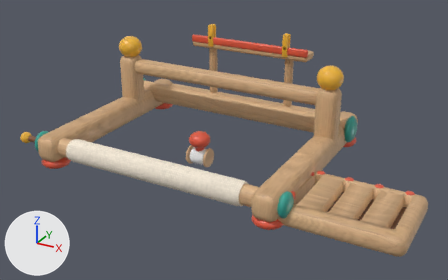
The glTF model public/models/loom.glb: old version first, new version second.
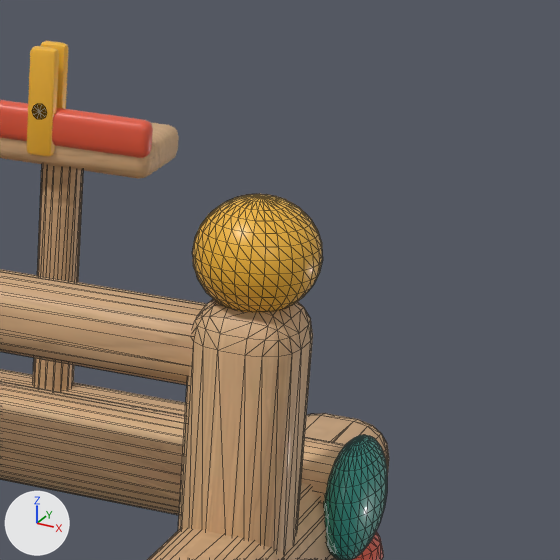
The first picture shows the older version from a camera (50 mm lens) standing at (0.316, -0.521, 0.286) and looking at (0.031, -0.003, 0.026). The close-ups show the older and then the newer version on the part from 62% to 88% of the width and 9% to 51% of the height of that picture. Only the edits that show in the close-ups are written down. Arrows for +X, +Y and +Z are at lower left; the lights stay in place. The close-ups show mesh edges as thin lines. Where no turn or scale is listed for an object, it has been applied to the vertices.

Objects in the first close-up: 'BackBeam', 'BackBeamCapR', 'EaselLedge', 'EaselLip', 'EaselPostR', 'EaselStretcher', 'HeddleBar', 'PegRF', 'PostR', 'PostRFinial', 'RailR' and 3 more.
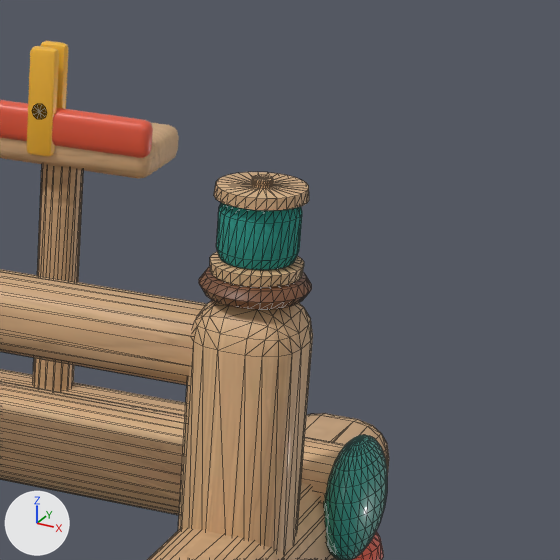
The change, as a list of edits to the scene's bpy script:
```text
Add mat_spoolyarnteal:
    mat_spoolyarnteal = bpy.data.materials.new('SpoolYarnTeal')
    # colours: cyan #2a9d8f
    # uses the picture img_fabric019_rgb256
Add me_postrspoolyarn:
    me_postrspoolyarn.from_pydata(...)  # 114 vertices, 224 faces; spans x 0.1144..0.1316, y 0.0414..0.0586, z 0.0922..0.1048
    me_postrspoolyarn.materials.append(mat_spoolyarnteal)
Add me_postrspool:
    me_postrspool.from_pydata(...)  # 226 vertices, 448 faces; spans x 0.1132..0.1328, y 0.0402..0.0598, z 0.089..0.1095
    me_postrspool.materials.append(mat_beech)
Add me_postrcollar:
    me_postrcollar.from_pydata(...)  # 114 vertices, 224 faces; spans x 0.1112..0.1348, y 0.0382..0.0618, z 0.0845..0.089
    me_postrcollar.materials.append(mat_walnut)  # brown #7a4e32
Remove ob_postrfinial:
    ob_postrfinial = bpy.data.objects.new('PostRFinial', me_sphere_006)
    ob_postrfinial.location = (0.0, 0.0, 0.0)
Add ob_postrspoolyarn:
    ob_postrspoolyarn = bpy.data.objects.new('PostRSpoolYarn', me_postrspoolyarn)
    ob_postrspoolyarn.location = (0.0, 0.0, 0.0)
Add ob_postrspool:
    ob_postrspool = bpy.data.objects.new('PostRSpool', me_postrspool)
    ob_postrspool.location = (0.0, 0.0, 0.0)
Add ob_postrcollar:
    ob_postrcollar = bpy.data.objects.new('PostRCollar', me_postrcollar)
    ob_postrcollar.location = (0.0, 0.0, 0.0)
```

Boxes (x1, y1, x2, y2) around the edits, measured in the close-ups (560 x 560 px):
'PostRFinial', deleted (orange)
    before: (192, 194, 323, 313)
'PostRSpool', added (brown)
    after: (210, 172, 309, 287)
'PostRSpoolYarn', added (cyan)
    after: (216, 202, 302, 270)
'PostRCollar', added (brown)
    after: (199, 267, 312, 309)
